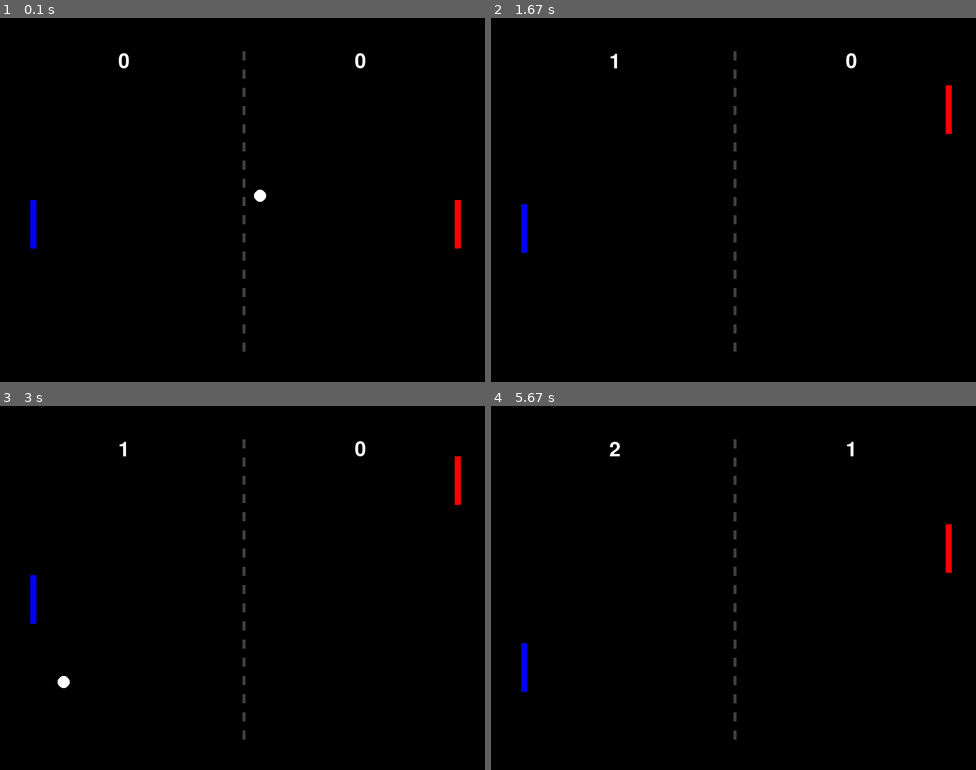
Above: before the commit, frames 1-4 (two rows, left to right).
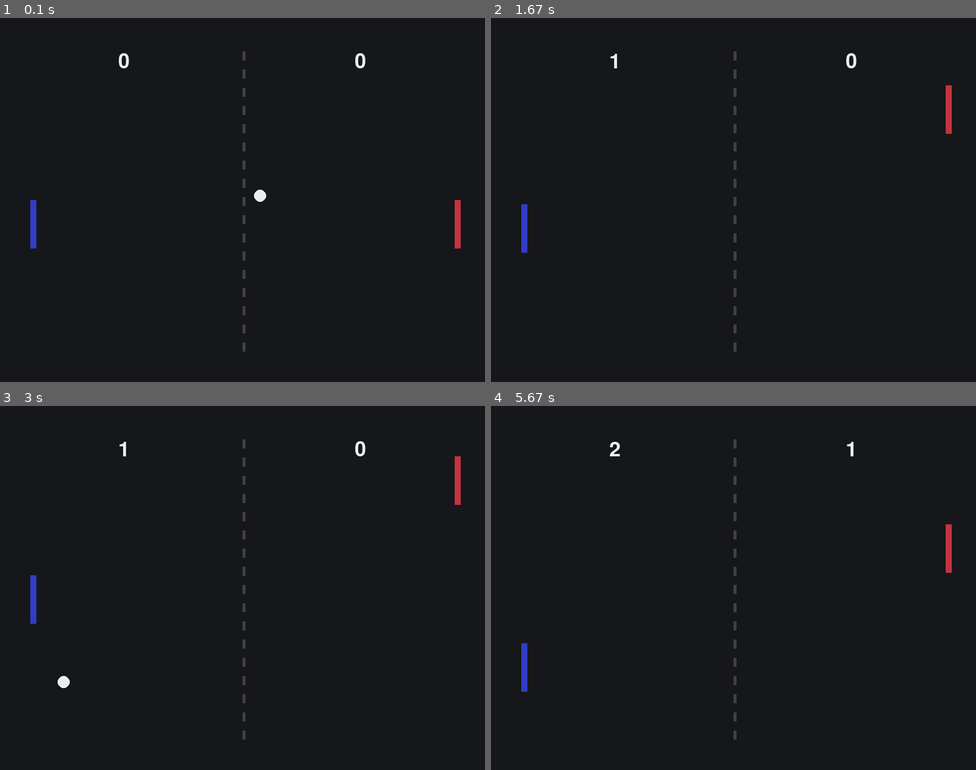
Above: after the commit, the same moments.

Repository: cwrlcarl/pygame-mini-games
Game: pygame game, started from pong-game/src/main.py
The game is run twice, just before and just after one commit, with the same random seed, the same clock (stepped at 60 frames per second) and the same inputs.
Inputs:
- Up to frame 1 (0.1 s): no input
- Up to frame 2 (1.67 s): hold Up 0.33-0.8 s; hold Down 0.83-1.13 s; hold S 0.83-1.13 s; hold Up 1.17-1.53 s; hold W 1.17-1.53 s; hold Down from 1.57 s (still down); hold S from 1.57 s (still down)
- Up to frame 3 (3 s): release Down at 1.93 s; release S at 1.93 s; hold Up 1.97-2.27 s; hold W 1.97-2.27 s; hold Down 2.3-2.6 s; hold S 2.3-2.6 s; hold Up from 2.63 s (still down); hold W from 2.63 s (still down)
- Up to frame 4 (5.67 s): release Up at 3 s; release W at 3 s; hold Down 3.03-3.4 s; hold S 3.03-3.4 s; hold Up 3.43-3.73 s; hold W 3.43-3.73 s; hold Down 3.77-4.07 s; hold S 3.77-4.07 s; hold Up 4.1-4.47 s; hold W 4.1-4.47 s; hold Down 4.5-4.87 s; hold S 4.5-4.87 s; hold Up 4.9-5.2 s; hold W 4.9-5.2 s; hold Down 5.23-5.53 s; hold S 5.23-5.53 s; hold Up from 5.57 s (still down); hold W from 5.57 s (still down)

The runs differ from the first frame. In frame 1, 100% of the frame differs, in the area x 0-100%, y 0-100%; in frame 2, 100%; in frame 3, 100%; in frame 4, 100%.

Commit message:
Fix ball respawn bug

Diff:
--- a/pong-game/src/main.py
+++ b/pong-game/src/main.py
@@ -1,10 +1,16 @@
 import pygame
 import random
+
 pygame.font.init()
 
 SCREEN_WIDTH, SCREEN_HEIGHT = 800, 600
 FPS = 60
 SCORE_FONT = pygame.font.SysFont('Monocraft', 50)
+WHITE = (235, 237, 245)
+BG_COLOR = (22, 23, 26)
+DIVIDER_COLOR = (64, 64, 64)
+PLAYER_PADDLE_COLOR = (51, 61, 196)
+ENEMY_PADDLE_COLOR = (196, 51, 63)
 
 class Game:
     def __init__(self):
@@ -19,37 +25,38 @@
 
     def _initialize_game_state(self):
         self.starting_y = 55
-        self.paddle1 = Paddle(50, SCREEN_HEIGHT // 2, (0, 0, 255))
-        self.paddle2 = Paddle(SCREEN_WIDTH - 50, SCREEN_HEIGHT // 2, (255, 0, 0))
+        self.paddle1 = Paddle(50, SCREEN_HEIGHT // 2, PLAYER_PADDLE_COLOR)
+        self.paddle2 = Paddle(SCREEN_WIDTH - 50, SCREEN_HEIGHT // 2, ENEMY_PADDLE_COLOR)
         self._spawn_ball()
         self.player_score = 0
         self.enemy_score = 0
+        self.winning_score = 5
         self.game_over = False
 
     def draw_line(self):
         width, height, gap_size, x = 5, 15, 15, SCREEN_WIDTH // 2
         for dash in range(17):
             y = self.starting_y + dash * (height + gap_size)
-            pygame.draw.rect(self.screen, (64, 64, 64),
+            pygame.draw.rect(self.screen, DIVIDER_COLOR,
                              pygame.Rect(x, y, width, height))
 
     def display_score_text(self):
-        player_score = SCORE_FONT.render(f'{self.player_score}', True, (255, 255, 255))
+        player_score = SCORE_FONT.render(f'{self.player_score}', True, WHITE)
         self.screen.blit(player_score, ((SCREEN_WIDTH - player_score.get_width()) // 4, self.starting_y))
-        enemy_score = SCORE_FONT.render(f'{self.enemy_score}', True, (255, 255, 255))
+        enemy_score = SCORE_FONT.render(f'{self.enemy_score}', True, WHITE)
         self.screen.blit(enemy_score, ((SCREEN_WIDTH - enemy_score.get_width()) // 4 * 3, self.starting_y))
 
     def display_winner_text(self):
         if self.game_over:
-            result1 = "Win!" if self.player_score == 3 else "Lose!"
-            result2 = "Win!" if self.enemy_score == 3 else "Lose!"
-            player_side = SCORE_FONT.render(f'{result1}', True, (255, 255, 255))
+            result1 = "Win!" if self.player_score == self.winning_score else "Lose!"
+            result2 = "Win!" if self.enemy_score == self.winning_score else "Lose!"
+            player_side = SCORE_FONT.render(f'{result1}', True, WHITE)
             self.screen.blit(player_side, ((SCREEN_WIDTH - player_side.get_width()) // 4, self.starting_y + 70))
-            enemy_side = SCORE_FONT.render(f'{result2}', True, (255, 255, 255))
+            enemy_side = SCORE_FONT.render(f'{result2}', True, WHITE)
             self.screen.blit(enemy_side, ((SCREEN_WIDTH - enemy_side.get_width()) // 4 * 3, self.starting_y + 70))
 
     def draw(self):
-        self.screen.fill((0, 0, 0))
+        self.screen.fill(BG_COLOR)
         self.draw_line()
         self.display_score_text()
         self.display_winner_text()
@@ -75,15 +82,17 @@
             if not self.ball.scored:
                 self.ball.scored = True
                 self.enemy_score += 1
-            self.respawn_ball()
+            if not self.game_over:
+                self.respawn_ball()
 
         if self.ball.rect.left > SCREEN_WIDTH:
             if not self.ball.scored:
                 self.ball.scored = True
                 self.player_score += 1
-            self.respawn_ball()
+            if not self.game_over:
+                self.respawn_ball()
 
-        if self.player_score == 3 or self.enemy_score == 3:
+        if self.player_score == self.winning_score or self.enemy_score == self.winning_score:
             self.game_over = True
 
     def handle_collisions(self):
@@ -150,7 +159,7 @@
 class Ball:
     def __init__(self, x, y):
         self.radius = 10
-        self.color = (255, 255, 255)
+        self.color = WHITE
         self.rect = pygame.Rect(x, y, self.radius, self.radius)
         self.dx = random.choice([-6, 6])
         self.dy = random.choice([-3, 3])
